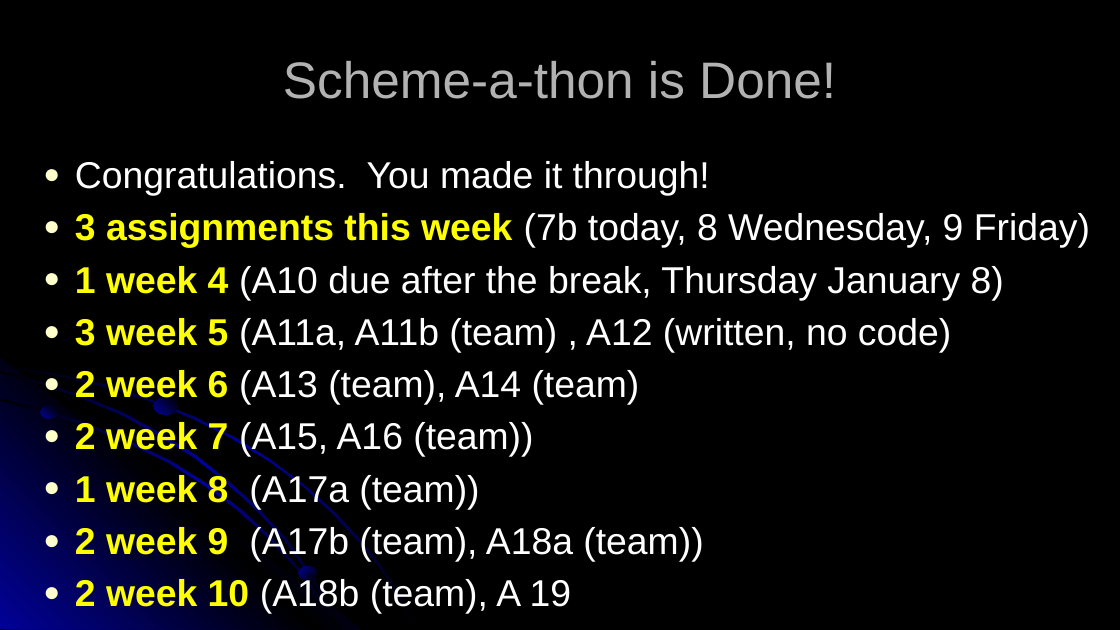
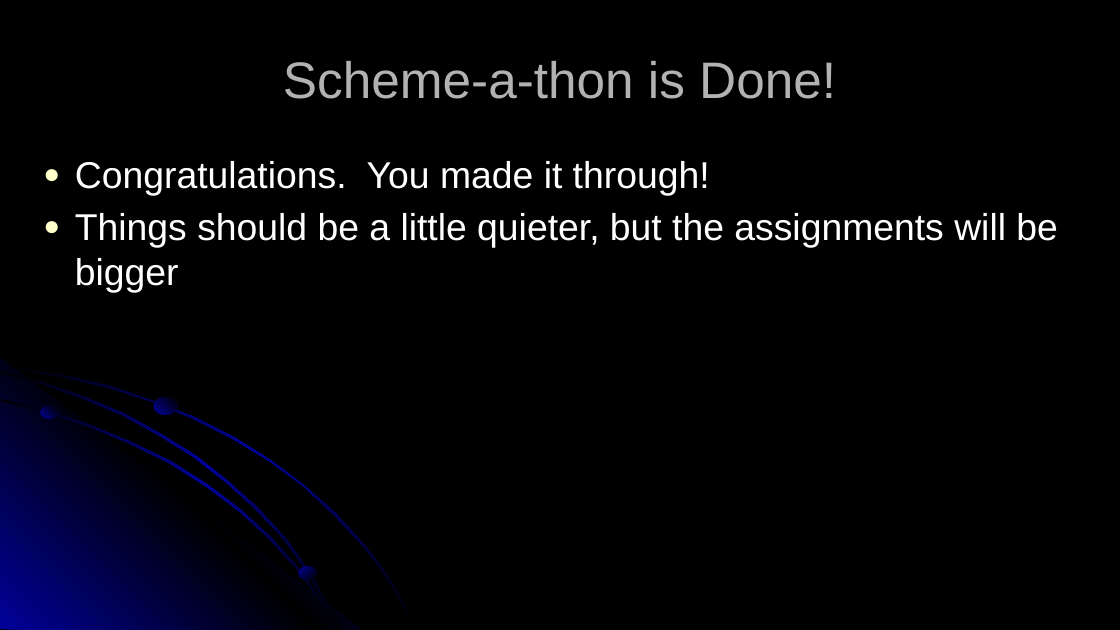
Before and after one commit to RHIT-CSSE/csse304, a slide deck: slide 2 of ClassMaterials/OOP/09-OOP-202120.pptx. Drawn at 1120x630 pixels with LibreOffice and Linux fonts; fonts in the diff are those of the drawing. Boxes give left, top, right and bottom in pixels: in the first picture for what was removed or moved away, otherwise in the second. Text is boxed around its words. In the diff, an @@ line names an element or a change of style, - is before the commit and + after.

```diff
--- a/ClassMaterials/OOP/09-OOP-202120.pptx
+++ b/ClassMaterials/OOP/09-OOP-202120.pptx
@@ text at bbox=[75, 213, 1058, 293]: text changed @@
-● 3 assignments this week (7b today, 8 Wednesday, 9 Friday)
-● 1 week 4 (A10 due after the break, Thursday January 8)
-● 3 week 5 (A11a, A11b (team) , A12 (written, no code)
-● 2 week 6 (A13 (team), A14 (team)
-● 2 week 7 (A15, A16 (team))
-● 1 week 8 (A17a (team))
-● 2 week 9 (A17b (team), A18a (team))
-● 2 week 10 (A18b (team), A 19
+● Things should be a little quieter, but the assignments will be bigger
```
Also in this commit, not shown: 3 other files.
